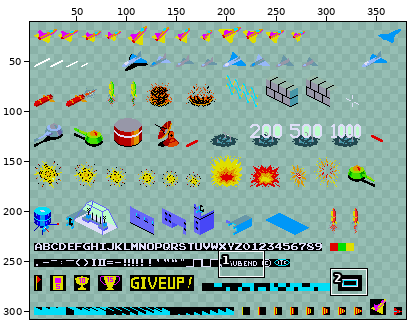
Edited in one commit: sprite sheet (res/spritesheet.png). The first picture is a wide view before the edit; the outline marks the close-up.
Close-up. Earlier state:
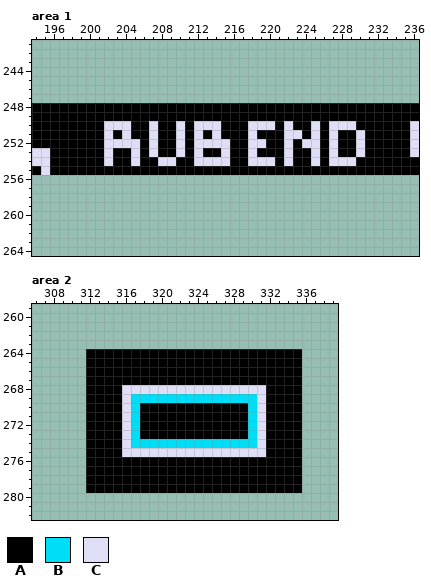
The file is 384x320 pixels. Colours within 5 levels of each other are drawn and written as one. Shown: area 1: x 194..236, y 241..264; area 2: x 306..339, y 259..282. The wide view leaves out empty margins.
Palette (. is transparent): A #000000  B #00def7  C #dedef7
Pixels before, area 1, first column x 194:
248 AAAAAAAAAAAAAAAAAAAAAAAAAAAAAAAAAAAAAAAAAAA
249 AAAAAAAAAAAAAAAAAAAAAAAAAAAAAAAAAAAAAAAAAAA
250 AAAAAAAACCCAACAACACCCAAACCCACAACACCCAAAAAAC
251 AAAAAAAACACAACAACACACAAACAAACCACACAACAAAAAC
252 AAAAAAAACCCCACAACACCCCAACCAACACCACAACAAAAAC
253 CCAAAAAACAACACAACACAACAACAAACAACACAACAAAAAC
254 CCAAAAAACAACAACCAACCCCAACCCACAACACCCAAAAAAA
255 ACAAAAAAAAAAAAAAAAAAAAAAAAAAAAAAAAAAAAAAAAA
Pixels before, area 2, first column x 312:
264 AAAAAAAAAAAAAAAAAAAAAAAA
265 AAAAAAAAAAAAAAAAAAAAAAAA
266 AAAAAAAAAAAAAAAAAAAAAAAA
267 AAAAAAAAAAAAAAAAAAAAAAAA
268 AAAACCCCCCCCCCCCCCCCAAAA
269 AAAACBBBBBBBBBBBBBBCAAAA
270 AAAACBAAAAAAAAAAAABCAAAA
271 AAAACBAAAAAAAAAAAABCAAAA
272 AAAACBAAAAAAAAAAAABCAAAA
273 AAAACBAAAAAAAAAAAABCAAAA
274 AAAACBBBBBBBBBBBBBBCAAAA
275 AAAACCCCCCCCCCCCCCCCAAAA
276 AAAAAAAAAAAAAAAAAAAAAAAA
277 AAAAAAAAAAAAAAAAAAAAAAAA
278 AAAAAAAAAAAAAAAAAAAAAAAA
279 AAAAAAAAAAAAAAAAAAAAAAAA
Once edited:
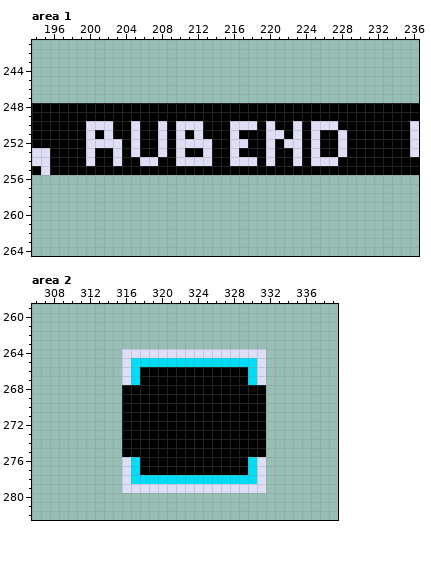
Change:
Changed rows in their new state; - is an unchanged pixel.
Area 1:
first column x 200:
250 CC-AAC-AC--C-AA-CC-A--AC--C-AA-
251 C---AC-AC-----A-C-A-CCA----AC-A
252 CC--A--AC--C--AACCAAC--CA--AC-A
253 C-AC---AC---AC-AC-A-C-AC---AC-A
254 C-AC-ACCAACC--AACC-A--AC--C-AA-
Area 2:
first column x 312:
264 ....CCCCCCCCCCCCCCCC....
265 ....CBBBBBBBBBBBBBBC....
266 ....CB------------BC....
267 ....CB------------BC....
268 ....AAAAAAAAAAAAAAAA....
269 ....AAAAAAAAAAAAAAAA....
270 ....AA------------AA....
271 ....AA------------AA....
272 ....AA------------AA....
273 ....AA------------AA....
274 ....AAAAAAAAAAAAAAAA....
275 ....AAAAAAAAAAAAAAAA....
276 ....CB------------BC....
277 ....CB------------BC....
278 ....CBBBBBBBBBBBBBBC....
279 ....CCCCCCCCCCCCCCCC....
Boxes around the changes in both close-ups, in picture pixels (x1, y1, x2, y2):
changed: (86, 121, 365, 166)
changed: (86, 349, 302, 493)
